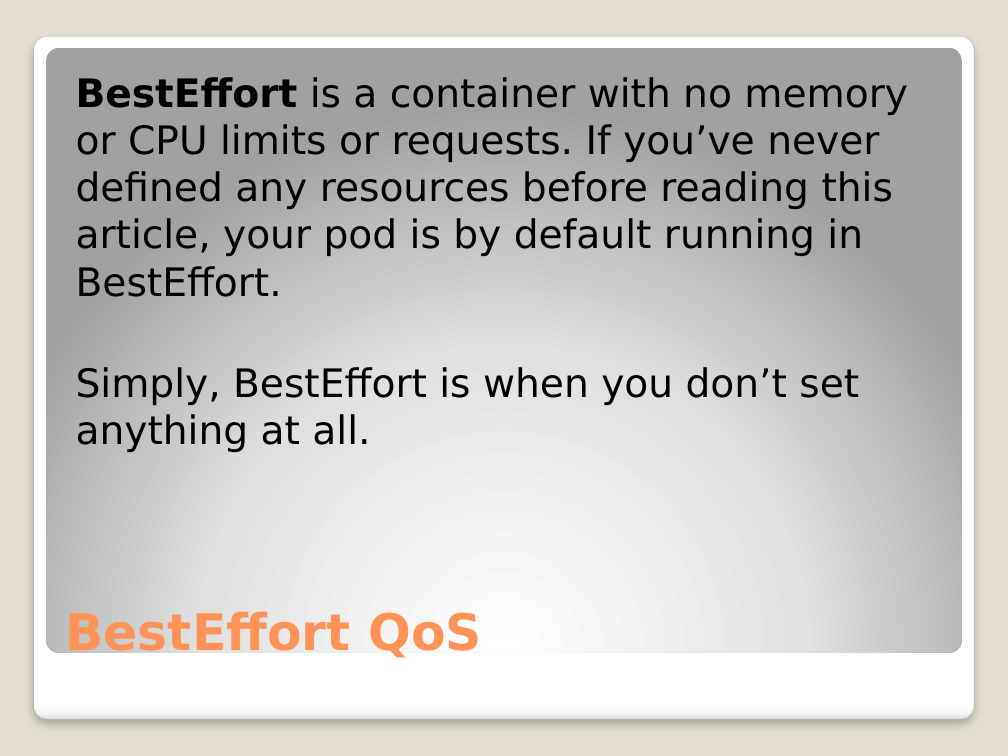
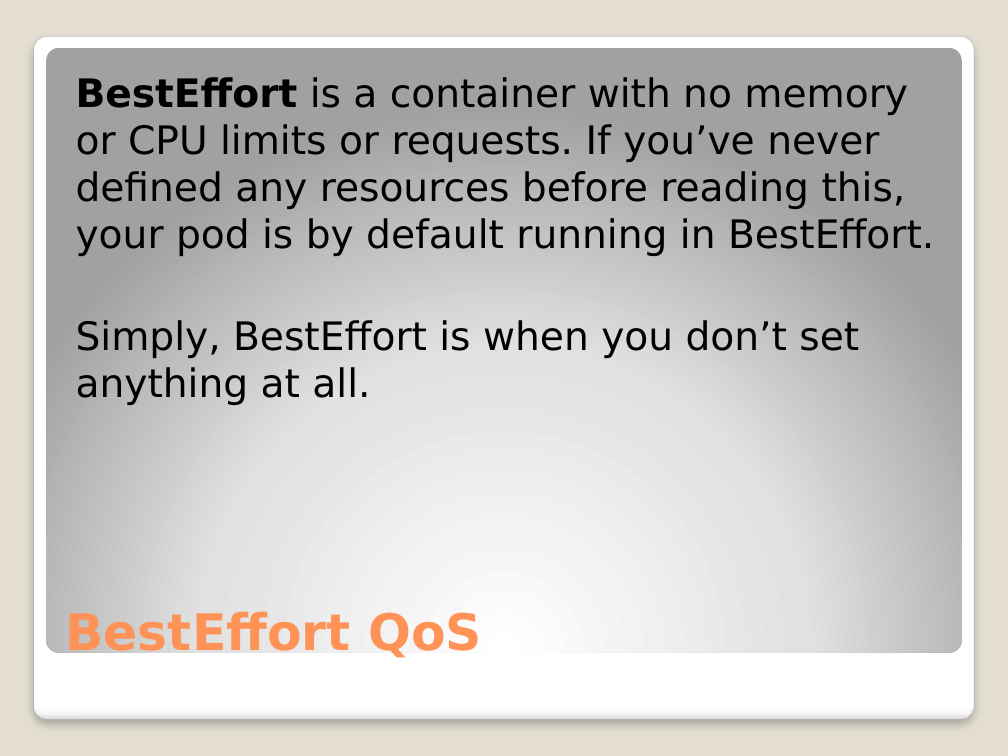
Before and after one commit to djkormo/k8s-AKS-primer, a slide deck: slide 18 of examples/atwar/presentation/Kubernetes at war on Azure.pptx. Drawn at 1008x756 pixels with LibreOffice and Linux fonts; fonts in the diff are those of the drawing. Boxes give left, top, right and bottom in pixels: in the first picture for what was removed or moved away, otherwise in the second. Text is boxed around its words. In the diff, an @@ line names an element or a change of style, - is before the commit and + after.

```diff
--- a/examples/atwar/presentation/Kubernetes at war on Azure.pptx
+++ b/examples/atwar/presentation/Kubernetes at war on Azure.pptx
@@ text at box(76, 77, 934, 256): text changed @@
-BestEffort is a container with no memory or CPU limits or requests. If you’ve never defined any resources before reading this article, your pod is by default running in BestEffort.
+BestEffort is a container with no memory or CPU limits or requests. If you’ve never defined any resources before reading this, your pod is by default running in BestEffort.
```
Also in this commit, not shown: 4 other slides changed.
